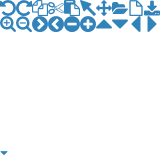
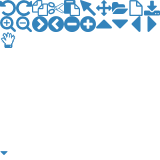
Two versions of the same layered image (160x160). Layer-by-layer changes:
painted on "default" over [0, 32, 16, 48]
